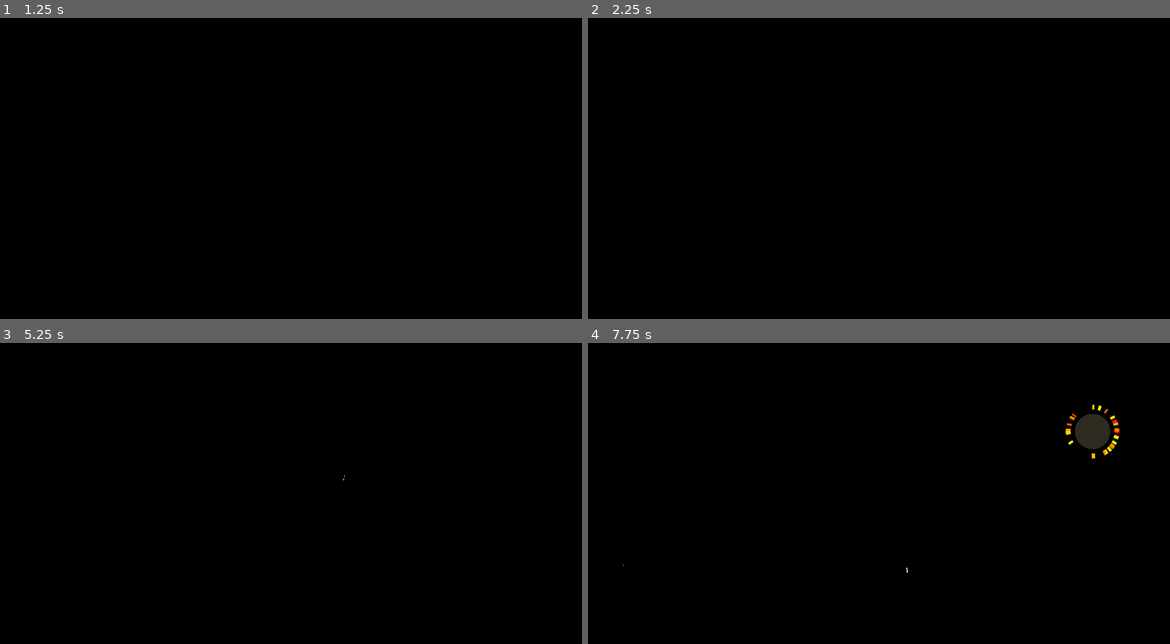
Above: before the commit, frames 1-4 (two rows, left to right).
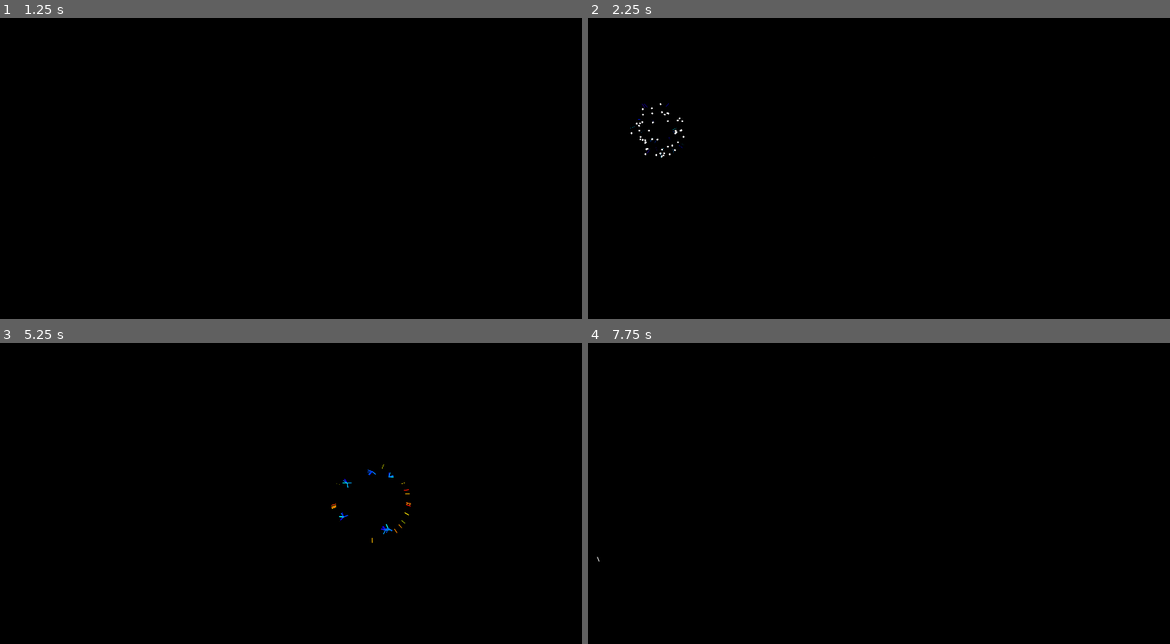
Above: after the commit, the same moments.

Repository: SomegitMissing/EmmaPaitings
Game: Godot game, scene res://canvas.tscn
The game is run twice, just before and just after one commit, with the same random seed, the same clock (stepped at 60 frames per second) and the same inputs. The project has no main scene, so this scene is started directly.
Inputs:
- Up to frame 1 (1.25 s): tap Enter at 0.5 s
- Up to frame 2 (2.25 s): tap Space at 1.25 s; tap Enter at 2 s
- Up to frame 3 (5.25 s): tap Space at 3.5 s; tap Enter at 4.25 s
- Up to frame 4 (7.75 s): tap Space at 5.75 s

Frame 1 is identical in both runs. In frame 2, 0.1% of the frame differs, in the area x 7-17%, y 28-47%; in frame 3, 0.1%; in frame 4, 0.8%, in the area x 1-92%, y 20-77%.

Commit message:
✨Diagonal

Diff:
--- a/canvas.gd
+++ b/canvas.gd
@@ -45,7 +45,8 @@
 	if randi_range(0, 60) == 0:
 		var traject := Trajectory.new();
 		traject.position = rand_pos;
-		traject.direction = deg_to_rad(270);
+		traject.org_direction = 270 + randf_range(-20, 20);
+		traject.direction = deg_to_rad(traject.org_direction);
 		traject.ttl = randf_range(0.5, 1);
 		traject.near = 1 + randf_range(-2, 1) * 0.5;
 
@@ -72,45 +73,8 @@
 		particle.foward();
 		match particle.generation:
 			0:
-				particle.direction = deg_to_rad(270 + cos(Canvas.frame_count * 0.1) * 10);
+				particle.direction = deg_to_rad(particle.org_direction + cos(Canvas.frame_count * 0.1) * 10);
 			1:
 				particle.steer(deg_to_rad(90), 3);
 			2:
 				particle.steer(deg_to_rad(90), 5);
-
-
-	# fill(Color.from_rgba8(0, 0, 0, 5));
-
-	# for i in particles:
-	# 	var i_pi_div := float(i) / particles * PI;
-	# 	var curvature := 0.7 + cos(i_pi_div + frame_count * 0.1)/5;
-	# 	var osc := cos(i_pi_div + frame_count * 0.01) + 0.2;
-
-	# 	var p := particle_arr[i];
-	# 	if i > 0:
-	# 		var prev_p := particle_arr[i-1];
-	# 		p.foward();
-	# 		p.steer_towards(prev_p.position, curvature);
-	# 		p.average_color(prev_p, 0.95);
-	# 	else:
-	# 		var prev_p := particle_arr[particles - 1];
-	# 		p.foward()
-	# 		p.steer_towards(prev_p.position, curvature);
-
-
-	# 	if p.mutant:
-	# 		p.step_magnitude = osc;
-
-	# if randi_range(0, 50) != 1:
-	# 	return;
-
-	# var r_i := randi_range(0, particles-1);
-
-	# var swap = particle_arr[0];
-	# particle_arr[0] = particle_arr[r_i];
-	# particle_arr[r_i] = swap;
-
-	# var p0 := particle_arr[0];
-
-	# p0.line_color = Color(randf(), randf(), randf());
-	# p0.mutant = true;
--- a/trajectory.gd
+++ b/trajectory.gd
@@ -7,6 +7,7 @@
 var line_color: Color = Color.WHITE;
 var generation: int = 0;
 var near: float = 1;
+var org_direction: float;
 
 var parent: Node2D;
 
